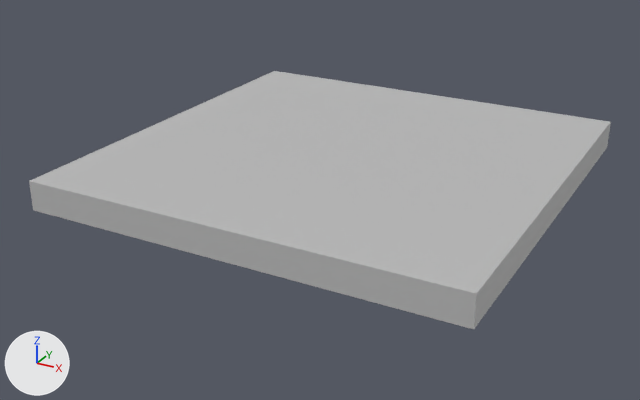
The FBX model Assets/Art/pre vis/PV_OpenArea.fbx: old version first, new version second.
Before and after are seen from a 50 mm camera at (35.4, -69.2, 30.7) aimed at (-1.4, -2.4, -2.7). Arrows for +X, +Y and +Z are at lower left; the lights stay in place. Where no turn or scale is listed for an object, it has been applied to the vertices.

Names of what the first picture shows: 'scale'.
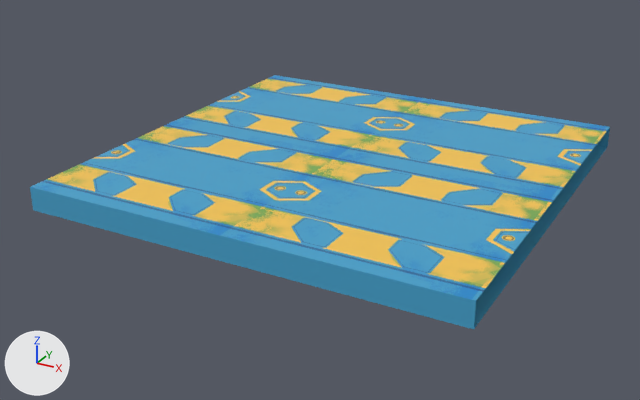
The newer file is also turned or shifted as a whole; pictures and numbers use the older file's frame.

The change, as a diff of the scene's bpy script:
```diff
--- a/Assets/Art/pre vis/PV_OpenArea.fbx.py
+++ b/Assets/Art/pre vis/PV_OpenArea.fbx.py
@@ img_track_low_lambert1_basemap_png @@
+img_track_low_lambert1_basemap_png = load_image('track_low_lambert1_BaseMap.png', '../Materials/track_low_lambert1_BaseMap.png', 2048, 2048, 'sRGB')
@@ mat_lambert69 @@
+mat_lambert69 = principled_material('lambert69')
+mat_lambert69.texture = img_track_low_lambert1_basemap_png
@@ me_mesh @@
 # used by ob_scale; location = (0.0, 0.0, 0.47)
 # verts and faces of me_mesh; kept vertices keep their numbers, new ones are numbered from 8
 # before: 0 (-19.9, -19.9, -1.4) at pixel (33, 210), 1 (19.9, -19.9, -1.4) at pixel (473, 329), 2 (-19.9, -19.9, 1.4) at pixel (29, 181), 3 (19.9, -19.9, 1.4) at pixel (476, 293), 4 (-19.9, 19.9, 1.4) at pixel (274, 70)
 # before: 5 (19.9, 19.9, 1.4) at pixel (610, 121), 6 (-19.9, 19.9, -1.4), 7 (19.9, 19.9, -1.4) at pixel (607, 147)
-me_mesh.from_pydata(...)  # 8 vertices, 6 faces; spans x -19.9..19.9, y -19.9..19.9, z -1.4..1.4
+me_mesh.from_pydata(...)  # 8 vertices, 4 faces; spans x -19.9..19.9, y -19.9..19.9, z -1.4..0.8
+# me_mesh part 1
+delete_faces([(1, 7, 5, 3), (0, 2, 4, 6)])
+for i in [*range(2, 6)]: verts[i] += (0.0, 0.0, -0.6)
+# me_mesh part 2: 4 faces spanning x -19.9..19.9, y -19.9..19.9, z -1.4..0.8 switch from mat_lambert2 (grey #bcbcbc) to mat_lambert69 (picture img_track_low_lambert1_basemap_png)
```

Boxes [x1, y1, x2, y2] around the edits, measured in the pictures (640 x 400 px):
'scale', reshaped: before [29, 71, 611, 329]; after [30, 75, 610, 329]
part 1 of me_mesh, cut back: before [474, 122, 611, 329]
part 2 of me_mesh, recoloured (grey to blue): before [29, 71, 610, 329]; after [30, 75, 610, 329]
